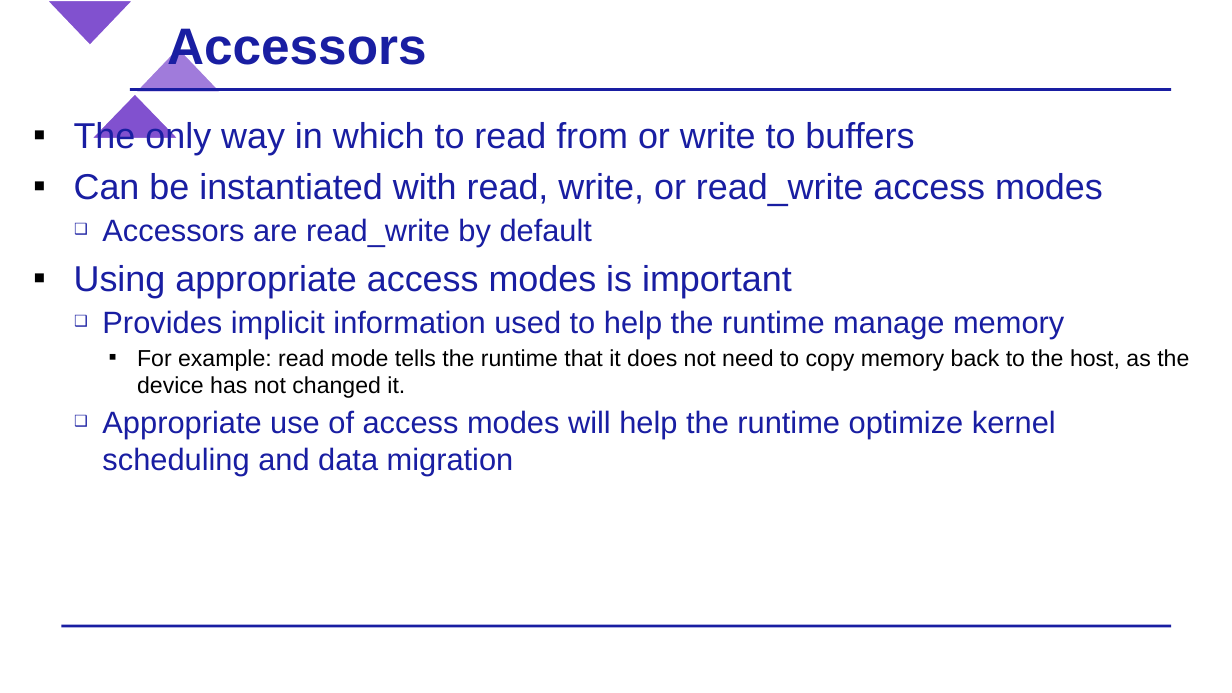
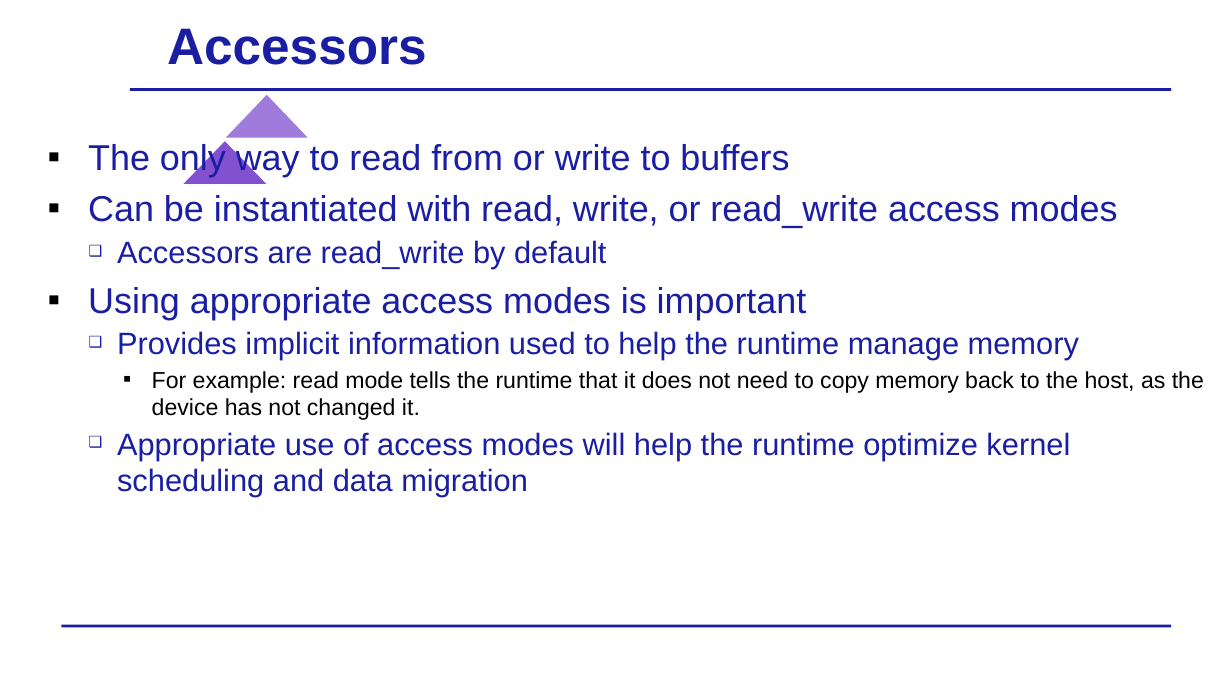
Before and after one commit to BenjaminMFindley/Reconfig-2-SYCL-DPCPP, a slide deck: slide 13 of Slides/SYCL_lecture_combined.pptx. Drawn at 1232x693 pixels with LibreOffice and Linux fonts; fonts in the diff are those of the drawing; background and template pictures are left out. Boxes give left, top, right and bottom in pixels: in the first picture for what was removed or moved away, otherwise in the second. Text is boxed around its words. In the diff, an @@ line names an element or a change of style, - is before the commit and + after.

Commit message:
fixes

```diff
--- a/Slides/SYCL_lecture_combined.pptx
+++ b/Slides/SYCL_lecture_combined.pptx
@@ triangle removed at (45,0,134,46) @@
@@ triangle: place and size @@
-triangle at (134,46,223,92)
+triangle at (223,92,311,139)
@@ text "The only way to read ...": place and size @@
-text "The only way to read ..." at (74,120,1189,475)
+text "The only way to read ..." at (88,142,1204,497)
@@ text at (88,142,789,177): text changed @@
-▪ The only way in which to read from or write to buffers
+▪ The only way to read from or write to buffers
@@ triangle: place and size @@
-triangle at (90,92,179,139)
+triangle at (180,140,270,186)
```
Also in this commit, not shown: 28 other slides changed.
